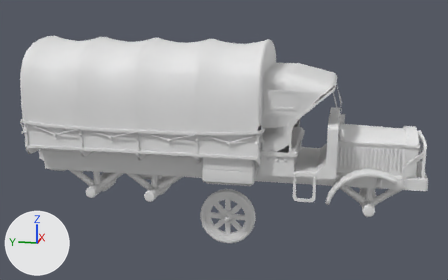
One commit to the FBX model Assets/3Dmodels/3Dmodels_Vehicles/3Dmodels_Vehicles_Cars/3Dmodel_Vehicle_Car_TruckMilitary/3Dmodel_Vehicle_Car_TruckMilitary.fbx: the scene before it, then after it.
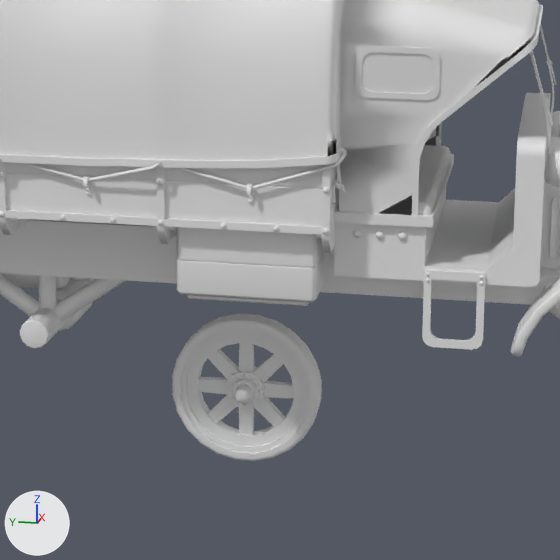
Each version appears first whole from a 50 mm camera at (-11.6, -2.22, 4.45) aimed at (0.01, 0.1, 1.54), and next in a close-up on the part from 31% to 77% of the width and 26% to 100% of the height. The lights are fixed; the arrows at lower left show +X, +Y and +Z. The first two pictures are the older version. Where no turn or scale is listed for an object, it has been applied to the vertices.

The first close-up shows 'Vehicle_Car_TruckMilitary_Base', 'Vehicle_Car_TruckMilitary_Wheel'.
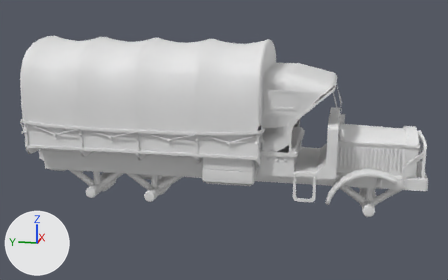
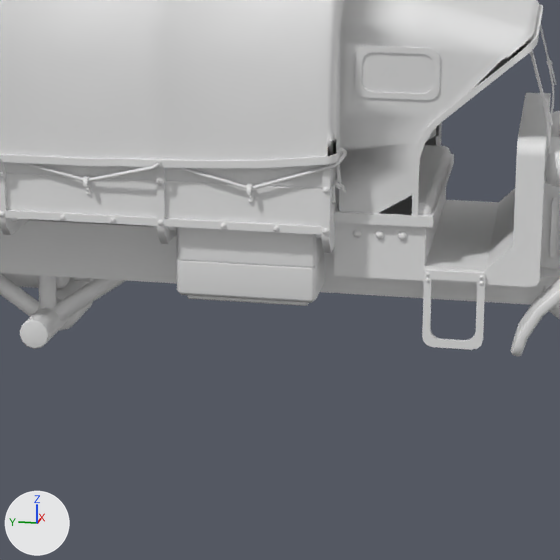
Boxes [x1, y1, x2, y2] around the edits, measured in the close-ups (560 x 560 px):
```json
{"object": "Vehicle_Car_TruckMilitary_Wheel", "change": "deleted", "before": [172, 314, 322, 461]}
{"object": "Vehicle_Car_TruckMilitary_Roof", "change": "unchanged, uncovered by the edit", "after": [0, 0, 556, 216]}
```

Scene script edits in JSON lines:
```json
{"op": "remove", "block": "ob_vehicle_car_truckmilitary_wheel", "code": ["ob_vehicle_car_truckmilitary_wheel = bpy.data.objects.new('Vehicle_Car_TruckMilitary_Wheel', me_vehicle_car_truckmilitary_wheel)", "ob_vehicle_car_truckmilitary_wheel.location = (0.0, 0.0, 0.0)"]}
```
